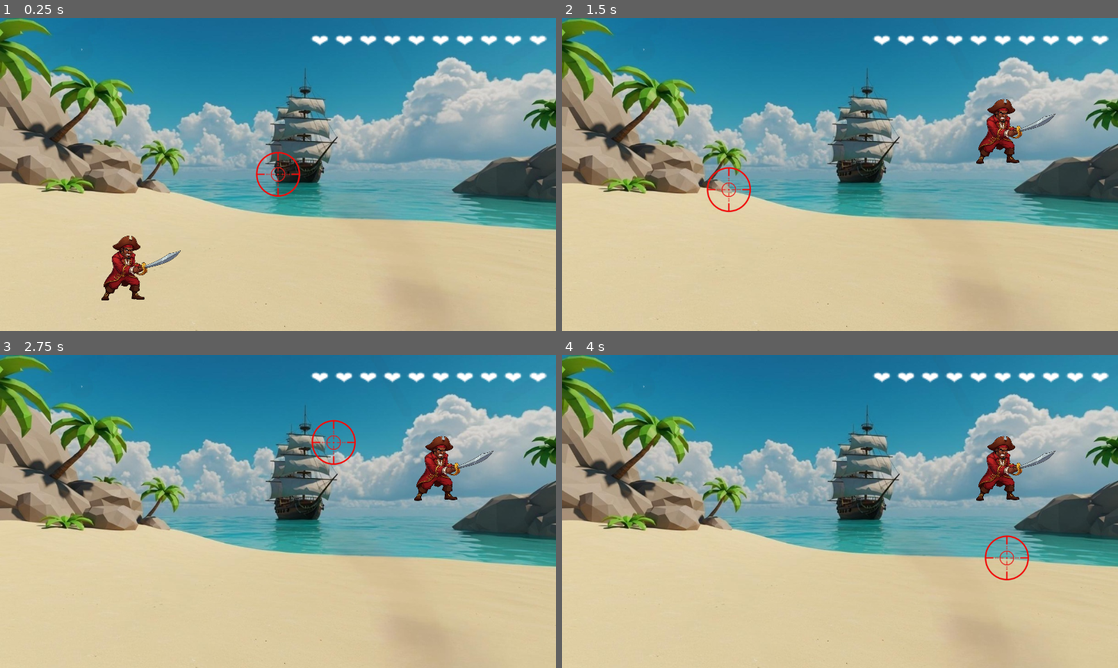
Above: before the commit, frames 1-4 (two rows, left to right).
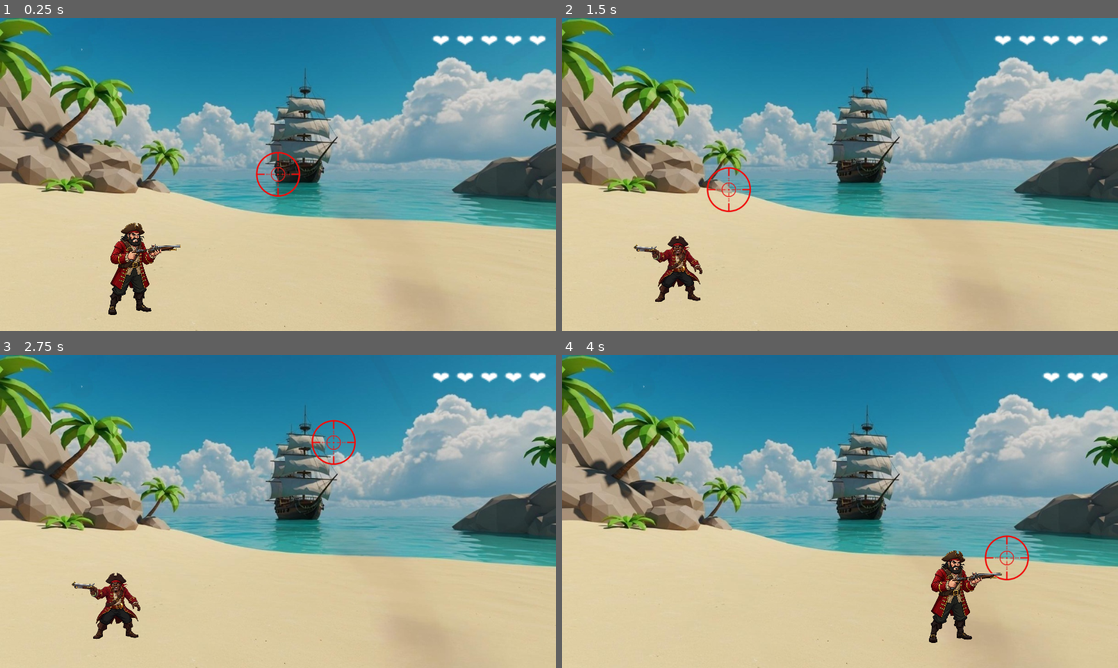
Above: after the commit, the same moments.

Repository: amodhakal/pcrpg
Game: Godot game, scene res://scenes/SecondGame.tscn
Two runs of this game, one before a commit and one after it. Both use one fixed random seed, a clock stepped at 60 frames per second and the inputs below. This scene is started directly instead of the project's main scene.
Inputs (mouse positions are in pixels of both pictures, inside the frame that each line leads up to):
- Up to frame 1 (0.25 s): no input
- Up to frame 2 (1.5 s): tap Enter at 0.5 s; move the mouse to (695, 268) at 0.52 s; click (695, 268) at 0.6 s; tap Space at 1.25 s; move the mouse to (728, 190) at 1.27 s; click (728, 190) at 1.35 s
- Up to frame 3 (2.75 s): tap Enter at 2 s; move the mouse to (333, 442) at 2.02 s; click (333, 442) at 2.1 s
- Up to frame 4 (4 s): tap Space at 2.75 s; move the mouse to (812, 574) at 2.77 s; click (812, 574) at 2.85 s; move the mouse to (1006, 558) at 3.52 s; click (1006, 558) at 3.6 s

The runs differ from the first frame. In frame 1, 2.1% of the frame differs, in the area x 18-99%, y 5-95%; in frame 2, 2.4%; in frame 3, 2.4%; in frame 4, 3.0%, in the area x 55-99%, y 5-92%.

Commit message:
Handle damage for pirates

Diff:
--- a/components/Pirate.tscn
+++ b/components/Pirate.tscn
@@ -1,6 +1,6 @@
 [gd_scene load_steps=3 format=3 uid="uid://df8wscnjagdjx"]
 
-[ext_resource type="Script" path="res://pirate_hitbox.gd" id="1_kenti"]
+[ext_resource type="Script" path="res://scripts/pirate_hitbox.gd" id="1_kenti"]
 [ext_resource type="Texture2D" uid="uid://18ouru203b03" path="res://images/darkpiratesword.png" id="2_i0hff"]
 
 [node name="PirateHitbox" type="Area2D"]
@@ -14,3 +14,7 @@
 [node name="CollisionPolygon2D" type="CollisionPolygon2D" parent="."]
 scale = Vector2(0.8, 0.978)
 polygon = PackedVector2Array(-48.5, -167.5, -48.5, -166.5, -53.5, -166.5, -53.5, -165.5, -56.5, -165.5, -56.5, -164.5,  …(18541 unchanged characters)…
+
+[node name="Timer" type="Timer" parent="."]
+
+[connection signal="timeout" from="Timer" to="." method="_on_timer_timeout"]
--- a/pirate_hitbox.gd
+++ b/scripts/pirate_hitbox.gd
@@ -1,17 +1,35 @@
 extends Area2D
 
 signal PirateClicked
+signal DamageTaken
 
 var bloodTexture = preload("res://images/bloodpirate.png")
+var isClicked = false
+
 @onready var pirate = $Darkpiratesword
 @onready var collision = $CollisionPolygon2D
+@onready var timer = $Timer
 
-func _ready():
+@export var texture: Texture2D
+@export var heartsDamaged: int
+@export var timeForDamage: float
+
+func _ready() -> void:
+	pirate.texture = texture
 	input_pickable = true
+
+	timer.wait_time = timeForDamage
+	timer.start()
+
+func _on_timer_timeout() -> void:
+	if not isClicked:
+		emit_signal("DamageTaken", heartsDamaged)
 
 func _input_event(viewport: Viewport, event: InputEvent, shape_idx: int) -> void:
 	if event is InputEventMouseButton and event.pressed:
 		if event.button_index == MOUSE_BUTTON_LEFT:
 			pirate.texture = bloodTexture
 			collision.disabled = true
+			isClicked = true
+			timer.stop()
 			emit_signal("PirateClicked")
--- a/scripts/second_game.gd
+++ b/scripts/second_game.gd
@@ -2,8 +2,7 @@
 
 @onready var HealthLabel = $HealthLabel
 @onready var Pirate = preload("res://components/Pirate.tscn")
-
-var crosshair_texture = preload("res://images/crosshair.png")
+@onready var crosshair_texture = preload("res://images/crosshair.png")
 var crosshair_sprite: Sprite2D
 
 const VIEWPORT_WIDTH = 1152
@@ -12,9 +11,12 @@
 const Y_BOUNDARY = 150
 
 var piratesRemaining = 38
-var playerHealth = 10
+var playerHealth = 5
 var isPirateVisible = false
 var currentPirate: Area2D
+
+const swordPaths = ["res://images/bandanapiratesword.png", "res://images/darkpiratesword.png", "res://images/lightpiratesword.png"]
+const gunPaths = ["res://images/darkpirategun.png", "res://images/lightpirategun.png", "res://images/lightpirateguntwo.png"]
 
 func _ready():
 	Input.set_mouse_mode(Input.MOUSE_MODE_HIDDEN)
@@ -31,13 +33,36 @@
 		var chosenWidth = randi() % (VIEWPORT_WIDTH - X_BOUNDARY) + X_BOUNDARY
 		var chosenHeight = randi() % (VIEWPORT_HEIGHT - Y_BOUNDARY) + Y_BOUNDARY
 
+		var swordChosen = [true, false].pick_random()
+		var chosenTexture = load((swordPaths if swordChosen else gunPaths).pick_random())
+		var chosenHeartsDamaged = 1 if swordChosen else 2
+		var timeForDamage = 1 if swordChosen else 2
+
 		currentPirate = Pirate.instantiate()
+		currentPirate.texture = chosenTexture
+		currentPirate.heartsDamaged = chosenHeartsDamaged
+		currentPirate.timeForDamage = timeForDamage
+
 		currentPirate.position = Vector2(chosenWidth, chosenHeight)
 		currentPirate.PirateClicked.connect(onPirateClicked)
+		currentPirate.DamageTaken.connect(onPirateDamageTaken)
 		add_child(currentPirate)
 
 		piratesRemaining -= 1
 		isPirateVisible = true
+
+func onPirateDamageTaken(heartsDamaged):
+	playerHealth -= heartsDamaged
+	currentPirate.queue_free()
+	isPirateVisible = false
+
+	print("Damage taken")
+
+	if (playerHealth < 0):
+		print("Game lost")
+		# TODO: Handle player loss
+
+	displayPlayerHealth()
 
 func onPirateClicked():
 	await get_tree().create_timer(0.75).timeout
@@ -45,9 +70,11 @@
 	isPirateVisible = false
 	piratesRemaining -= 1
 
+	print("Clicked on time")
+
 	if ( piratesRemaining < 0):
-		print("Game over")
-		# TODO: Handle game over
+		print("Game win")
+		# TODO: Handle game win
 
 
 func displayPlayerHealth():
